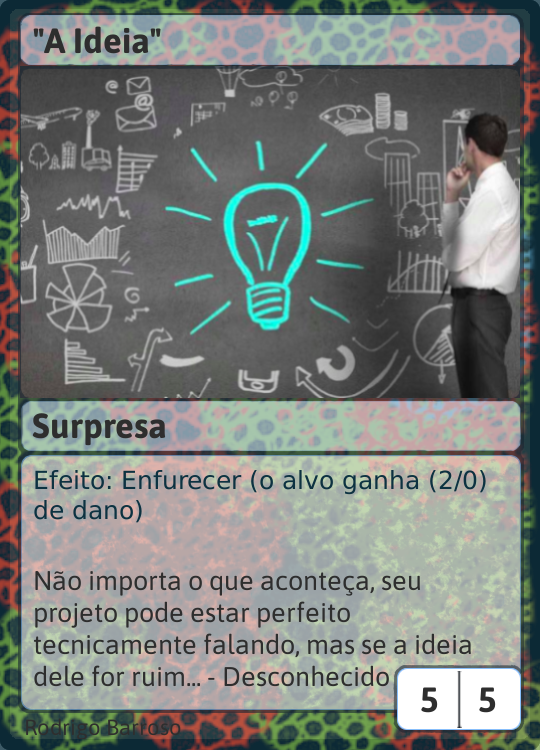
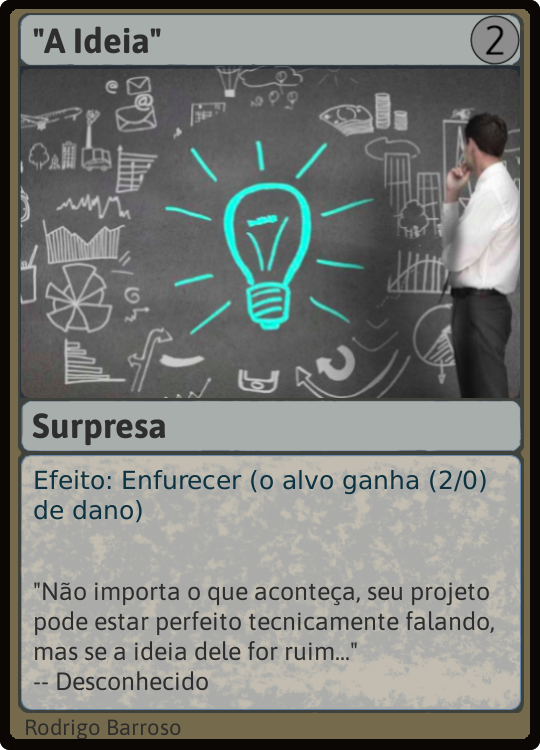
Two versions of the same layered image (w=540, h=750). Layer-by-layer changes:
added layer "Camada colada" above "Type Text" over (470, 15, 520, 65)
renamed "Não importa o que aconteça, se..." to "'Não importa o que aconteça, s...", painted on it over (34, 571, 494, 691)
hid "Defense Area" over (479, 687, 496, 713)
hid "Damage Area" over (421, 687, 438, 713)
hid "damage_defence" over (397, 668, 521, 730)
hid "d_d_back" over (393, 664, 525, 733)
hid "exact" over (0, 0, 540, 750)
